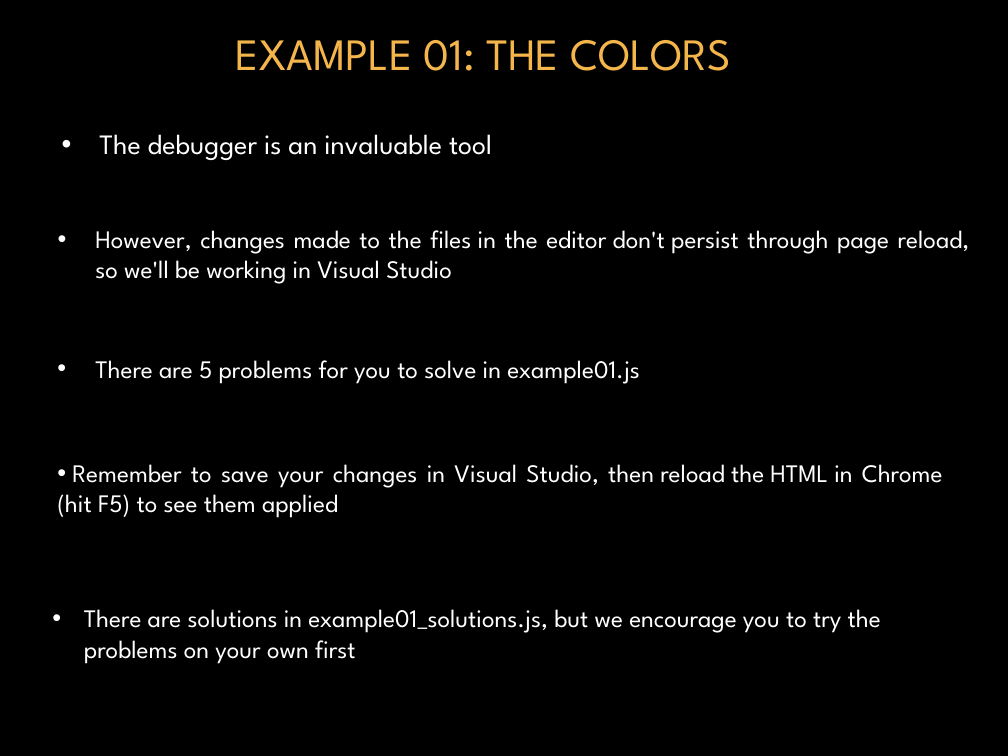
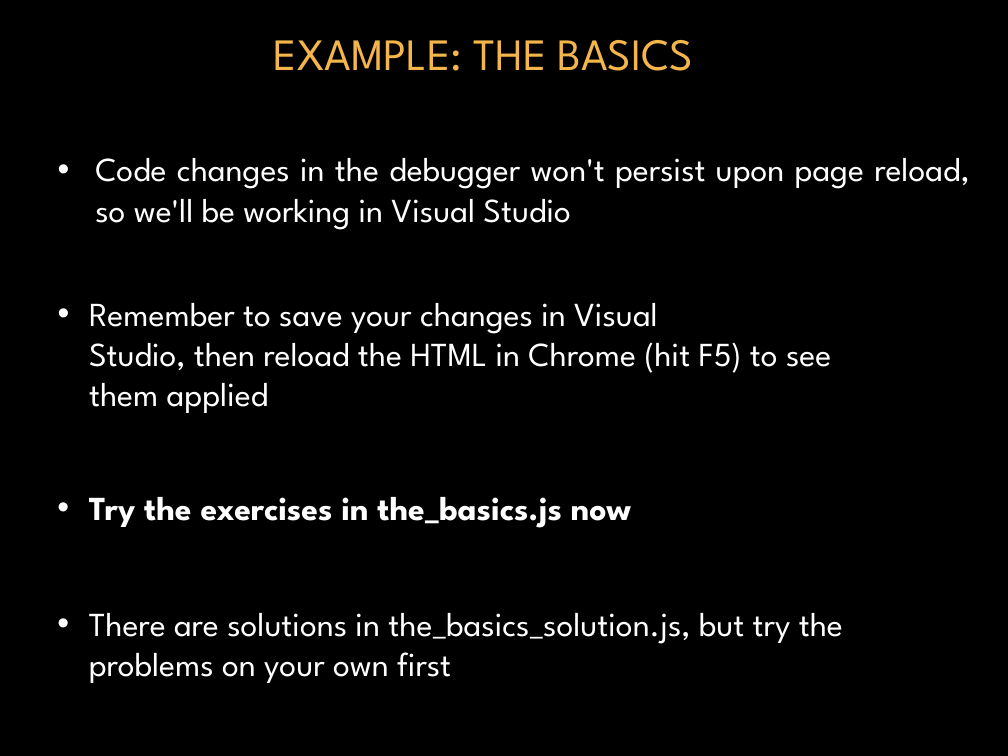
Before and after one commit to donfreiday/cpsc330-js, a slide deck: slide 39 of Javascript.pptx (slide 40 before the commit). Drawn at 1008x756 pixels with LibreOffice and Linux fonts; fonts in the diff are those of the drawing; background and template pictures are left out. Boxes give left, top, right and bottom in pixels: in the first picture for what was removed or moved away, otherwise in the second. Text is boxed around its words. In the diff, an @@ line names an element or a change of style, - is before the commit and + after.

```diff
--- a/Javascript.pptx
+++ b/Javascript.pptx
@@ title at (274, 40, 694, 71): text changed @@
-EXAMPLE 01: THE COLORS
+EXAMPLE: THE BASICS
@@ text removed at (99, 134, 492, 160) @@
-• The debugger is an invaluable tool
@@ text at (95, 158, 969, 230): text changed; size 18 to 24 pt @@
-• However, changes made to the files in the editor don't persist through page reload, so we'll be working in Visual Studio
+• Code changes in the debugger won't persist upon page reload, so we'll be working in Visual Studio
@@ text "Remember to save your changes ...": place and size @@
-text "Remember to save your changes ..." at (57, 464, 943, 518)
+text "Remember to save your changes ..." at (89, 303, 831, 413)
@@ text "Remember to save your changes ..." at (89, 303, 831, 413): size 18 to 24 pt; alignment justified to left; indent changed @@
@@ text removed at (95, 360, 640, 384) @@
-• There are 5 problems for you to solve in example01.js
@@ text added at (89, 497, 631, 528), 24 pt, text #FFFFFF, bold @@
+• Try the exercises in the_basics.js now
@@ text at (89, 613, 843, 683): text changed; size 18 to 24 pt @@
-• There are solutions in example01_solutions.js, but we encourage you to try the problems on your own first
+• There are solutions in the_basics_solution.js, but try the problems on your own first
```
Also in this commit, not shown: 7 other slides changed, 1 slide added, 1 slide removed, 4 other files.
